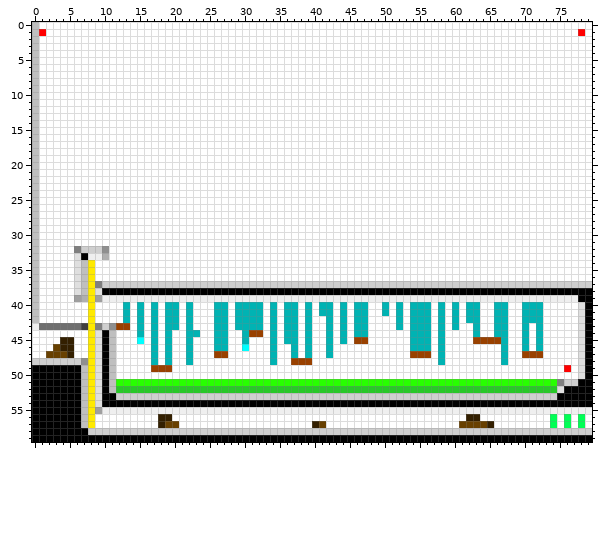
Edited in one commit: sprite sheet (source/level_data/layouts/level5/layer2.png). The picture above was drawn from the file before the commit.
The file is 80x60 pixels.
After the commit:
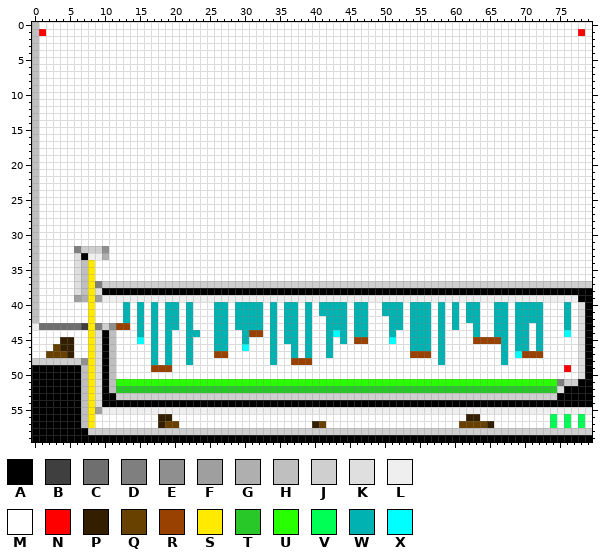
Palette (. is transparent): A #000000  B #3f3f3f  C #6f6f6f  D #7f7f7f  E #8f8f8f  F #9f9f9f  G #afafaf  H #bfbfbf  J #cfcfcf  K #dfdfdf  L #efefef  M #ffffff  N #ff0000  P #331f00  Q #684000  R #994100  S #ffea00  T #28c828  U #28ff00  V #00ff55  W #00b3b3  X #00ffff
From old to new:
@@ x 41..78 @@
 39 LLLLLLLLLLLLLLLLLLLLLLLLLLLLLLLLLLLLLA
-40 WWMWMWWMMWMWMWWWMWMWMWWMMWWMMWWWMMMMMK
-41 WWMWMWWMMWMWMWWWMWMWMWWMMWWMMWWWMMMMMK
-42 MWMWMWWMMMMWMWWWMWMWMWWMMWWMMWWWMMMMMK
-43 MWMWMWWMMMMWMWWWMWMWMMWMMWWMMWMWMMMMMK
-44 MWMWMWWMMMMMMWWWMWMMMMWMMWWMMWMWMMMMMK
-45 MWMWMRRMMMMMMWWWMWMMMMRRRRWMMWMWMMMMMK
-46 MWMMMMMMMMMMMWWWMWMMMMMMMMWMMWMWMMMMMK
-47 MWMMMMMMMMMMMRRRMWMMMMMMMMWMMRRRMMMMMK
+40 WWWWMWWMMWWWMWWWMWMWMWWMMWWMWWWWMMMWMK
+41 WWWWMWWMMWWWMWWWMWMWMWWMMWWMWWWWMMMWMK
+42 MWWWMWWMMMWWMWWWMWMWMWWMMWWMWWWWMMMWMK
+43 MWWWMWWMMMWWMWWWMWMWMMWMMWWMWWMWMMMWMK
+44 MWXWMWWMMMWMMWWWMWMMMMWMMWWMWWMWMMMXMK
+45 MWMWMRRMMMXMMWWWMWMMMMRRRRWMWWMWMMMMMK
+46 MWMMMMMMMMMMMWWWMWMMMMMMMMWMWWMWMMMMMK
+47 MWMMMMMMMMMMMRRRMWMMMMMMMMWMXRRRMMMMMK
 48 MMMMMMMMMMMMMMMMMWMMMMMMMMWMMMMMMMMMMK
